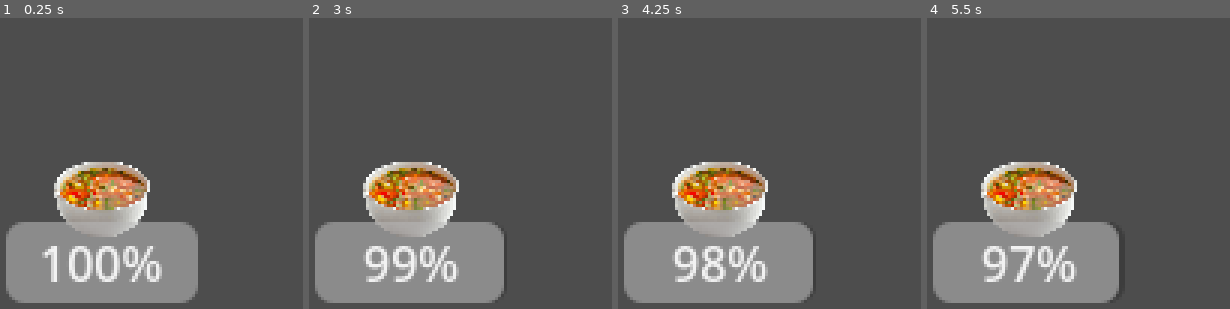
Above: before the commit, frames 1-4 (left to right).
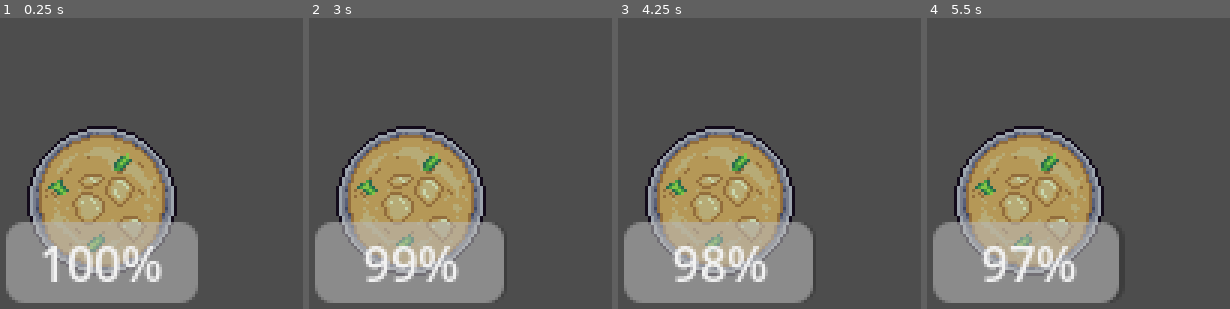
Above: after the commit, the same moments.

Repository: mattismoel/rage-room
Game: Godot game, scene res://scenes/game.tscn
Same seed, same stepped clock (60 frames per second), same inputs: the game is played once before the commit and once after it.
Inputs:
- Up to frame 1 (0.25 s): no input
- Up to frame 2 (3 s): tap Enter at 0.5 s
- Up to frame 3 (4.25 s): tap Space at 3.5 s
- Up to frame 4 (5.5 s): tap Enter at 4.25 s

The runs differ from the first frame. In frame 1, 17% of the frame differs, in the area x 8-59%, y 37-89%; in frame 2, 17%; in frame 3, 17%; in frame 4, 17%.

Commit message:
use new soup texture
>

Diff:
--- a/scenes/targets/soup/soup.tscn
+++ b/scenes/targets/soup/soup.tscn
@@ -1,12 +1,12 @@
 [gd_scene load_steps=6 format=3 uid="uid://bxs1nmrkh8j5q"]
 
 [ext_resource type="Script" uid="uid://c5esn4h1wsvqj" path="res://scripts/target.gd" id="1_4nqb7"]
-[ext_resource type="Texture2D" uid="uid://cetmwqcxy6k2w" path="res://scenes/targets/soup/soup.png" id="2_5kyck"]
+[ext_resource type="Texture2D" uid="uid://cmso83akppnpg" path="res://scenes/targets/soup/soup.png" id="2_5kyck"]
 [ext_resource type="PackedScene" uid="uid://be4hlj50qjqxx" path="res://scenes/ui/health_bar.tscn" id="3_yrrjs"]
 [ext_resource type="Script" uid="uid://dmds87a1jnvh0" path="res://scripts/health_component.gd" id="4_c0cfm"]
 
 [sub_resource type="CircleShape2D" id="CircleShape2D_4nqb7"]
-radius = 18.2483
+radius = 24.0208
 
 [node name="Plate" type="Area2D" node_paths=PackedStringArray("_health_component", "_timer")]
 script = ExtResource("1_4nqb7")
@@ -15,8 +15,8 @@
 metadata/_custom_type_script = "uid://c5esn4h1wsvqj"
 
 [node name="Sprite2D" type="Sprite2D" parent="."]
-scale = Vector2(0.1, 0.1)
 texture = ExtResource("2_5kyck")
+hframes = 10
 
 [node name="CollisionShape2D" type="CollisionShape2D" parent="."]
 shape = SubResource("CircleShape2D_4nqb7")
Binary file removed: scenes/soup.png
Binary file changed: scenes/targets/soup/soup.png
Not shown, changed: scenes/targets/soup/soup.png.import
